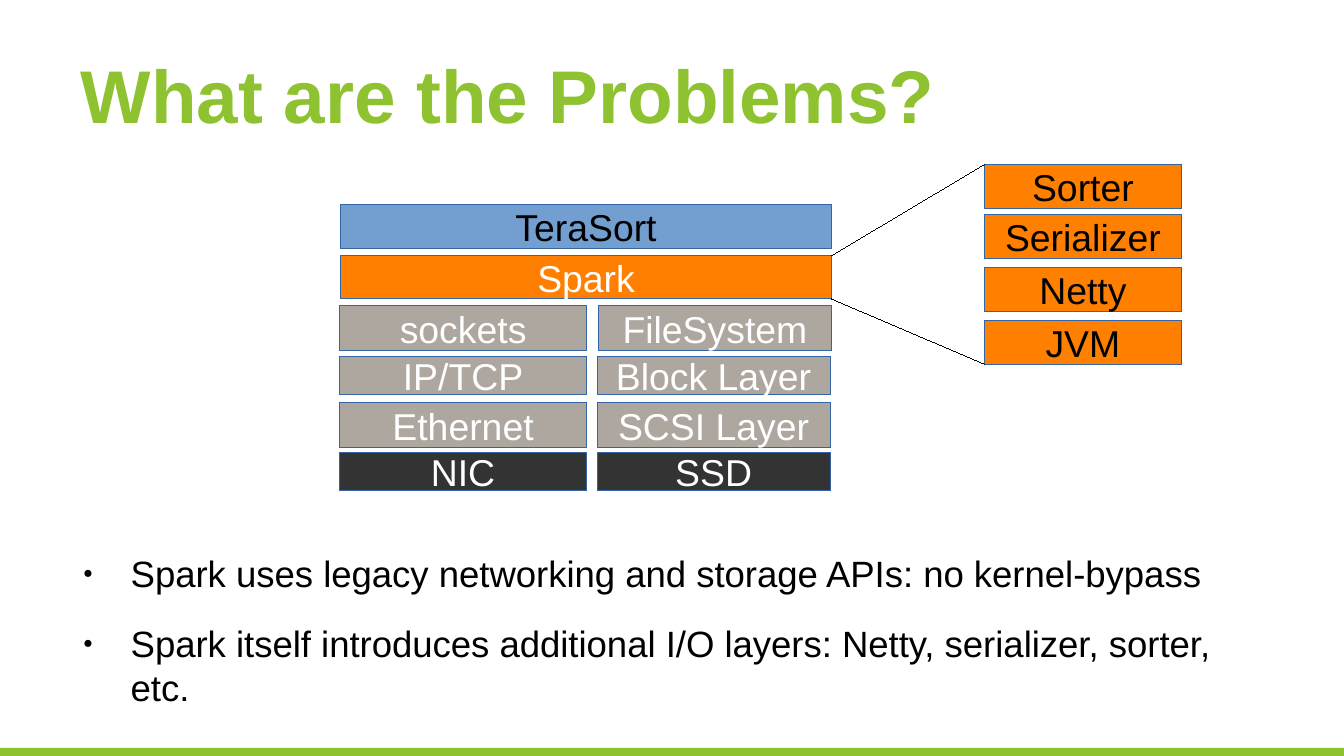
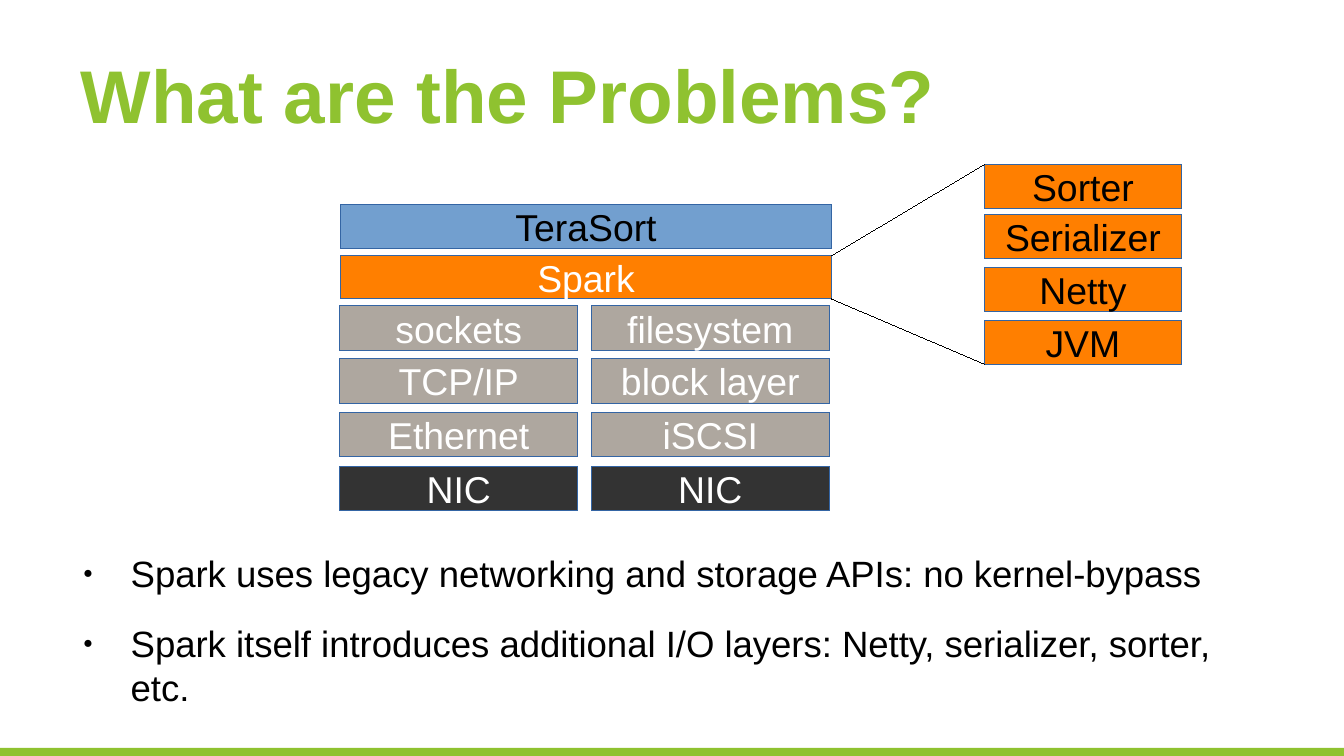
Before and after one commit to huangyibo/spark-summit-17, a slide deck: slide 9 of template.odp. Drawn at 1344x756 pixels with LibreOffice and Linux fonts; fonts in the diff are those of the drawing; background and template pictures are left out. Boxes give left, top, right and bottom in pixels: in the first picture for what was removed or moved away, otherwise in the second. Text is boxed around its words. In the diff, an @@ line names an element or a change of style, - is before the commit and + after.

Commit message:
push

```diff
--- a/template.odp
+++ b/template.odp
@@ rectangle "sockets": place and size @@
-rectangle "sockets" at box(340, 306, 587, 351)
+rectangle "sockets" at box(340, 306, 578, 351)
@@ rectangle "filesystem": place and size @@
-rectangle "filesystem" at box(598, 306, 831, 351)
+rectangle "filesystem" at box(591, 306, 829, 351)
@@ text in rectangle at box(627, 316, 793, 350): text changed @@
-FileSystem
+filesystem
@@ rectangle "TCP/IP": place and size @@
-rectangle "TCP/IP" at box(340, 356, 587, 395)
+rectangle "TCP/IP" at box(340, 359, 578, 403)
@@ rectangle "block layer": place and size @@
-rectangle "block layer" at box(597, 356, 829, 395)
+rectangle "block layer" at box(591, 359, 829, 403)
@@ text in rectangle at box(399, 368, 519, 395): text changed @@
-IP/TCP
+TCP/IP
@@ text in rectangle at box(621, 368, 800, 403): text changed @@
-Block Layer
+block layer
@@ rectangle "Ethernet": place and size @@
-rectangle "Ethernet" at box(340, 402, 587, 448)
+rectangle "Ethernet" at box(340, 413, 578, 457)
@@ rectangle added at box(591, 413, 829, 457), fill #AEA79F, outline #3465A4 0 pt, 20 pt, text #FFFFFF @@
+iSCSI
@@ rectangle removed at box(597, 402, 829, 448) @@
-SCSI Layer
@@ rectangle "NIC": place and size @@
-rectangle "NIC" at box(340, 453, 587, 491)
+rectangle "NIC" at box(340, 466, 578, 511)
@@ rectangle added at box(591, 466, 829, 511), fill #333333, outline #3465A4 0 pt, 20 pt, text #FFFFFF @@
+NIC
@@ rectangle removed at box(597, 453, 829, 491) @@
-SSD
```
Also in this commit, not shown: 3 slides added.
